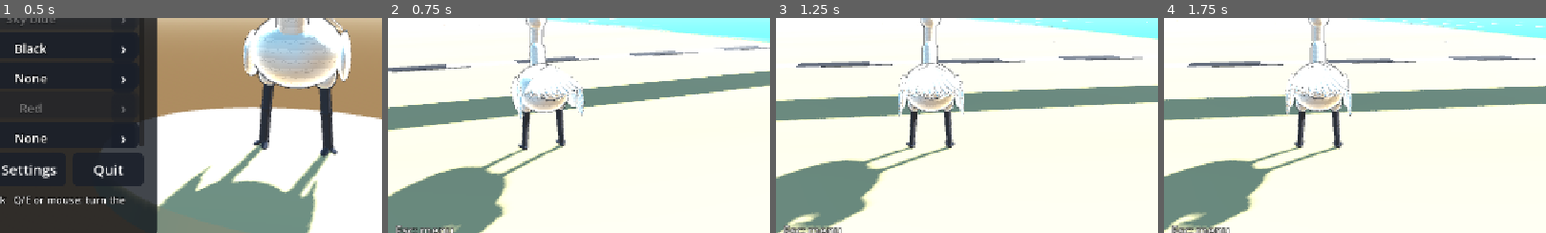
Above: before the commit, frames 1-4 (left to right).
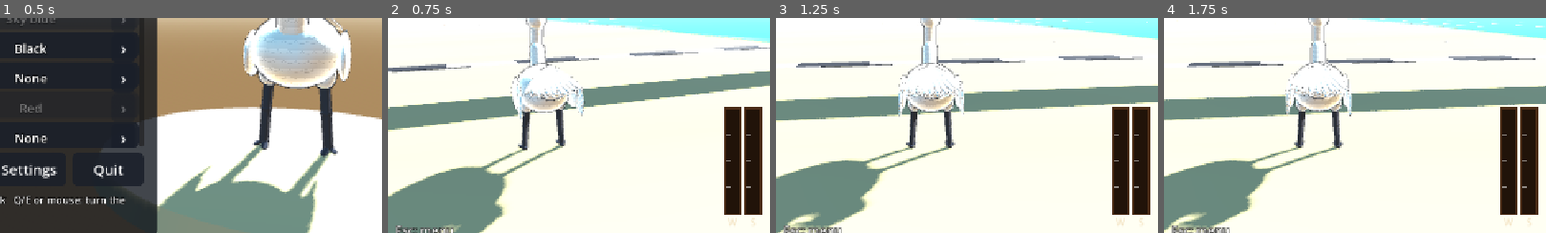
Above: after the commit, the same moments.

Repository: schlupfwerk/schlupfwerk_swanrace
Game: Godot game, scene res://scenes/wardrobe.tscn
The game is run twice, just before and just after one commit, with the same random seed, the same clock (stepped at 60 frames per second) and the same inputs.
Inputs (mouse positions are % of the whole screen's width and height, from its top left):
- Up to frame 1 (0.5 s): no input
- Up to frame 2 (0.75 s): tap Enter at 0.5 s; move the mouse to (72, 45) at 0.52 s; hold D (steer_right) from 0.53 s (still down); click (72, 45) at 0.67 s
- Up to frame 3 (1.25 s): keep holding D (steer_right); tap Space (jump) at 0.77, 1.07 s
- Up to frame 4 (1.75 s): release D (steer_right) at 1.25 s; drag from (30, 55) to (45, 70) at 1.27 s
The pictures show only the part of the screen within x 30-80%, y 46-96%; the shares and areas given below are measured in that part.

Frame 1 is identical in both runs. In frame 2, 4.7% of the frame differs, in the area x 88-98%, y 41-97%; in frame 3, 4.7%; in frame 4, 4.7%.

Commit message:
Progressive brake with half-open wings, pedal bars, lean into turns
- R2/RT accelerate and L2/LT brake by trigger pressure (smaller
  deadzone so light pressure counts)
- Pressure bars for accelerator and brake next to the speedometer
- Braking is progressive and the wings open as much as the brake is
  pressed; full brake stops from top speed in about 1.2 s
- The swan leans its body and turns its head into the curve

Co-Authored-By: Claude Opus 5.5 <noreply@anthropic.com>
Signed-off-by: Manuel Bravo <manuelbravoc@gmail.com>

Diff:
--- a/project.godot
+++ b/project.godot
@@ -52,14 +52,14 @@
 ]
 }
 accel={
-"deadzone": 0.2,
+"deadzone": 0.05,
 "events": [Object(InputEventKey,"resource_local_to_scene":false,"resource_name":"","device":-1,"window_id":0,"alt_press …(190 unchanged characters)…
 , Object(InputEventKey,"resource_local_to_scene":false,"resource_name":"","device":-1,"window_id":0,"alt_pressed":false …(186 unchanged characters)…
 , Object(InputEventJoypadMotion,"resource_local_to_scene":false,"resource_name":"","device":-1,"axis":5,"axis_value":1.0,"script":null)
 ]
 }
 brake={
-"deadzone": 0.2,
+"deadzone": 0.05,
 "events": [Object(InputEventKey,"resource_local_to_scene":false,"resource_name":"","device":-1,"window_id":0,"alt_press …(190 unchanged characters)…
 , Object(InputEventKey,"resource_local_to_scene":false,"resource_name":"","device":-1,"window_id":0,"alt_pressed":false …(186 unchanged characters)…
 , Object(InputEventJoypadMotion,"resource_local_to_scene":false,"resource_name":"","device":-1,"axis":4,"axis_value":1.0,"script":null)
--- a/scripts/race/swan.gd
+++ b/scripts/race/swan.gd
@@ -133,7 +133,8 @@
 		_land_player.play()
 	_update_pet(delta)
 	model.wet = in_water
-	model.animate(delta, motor.speed_ratio(), intent.steer, intent.accel, motor.braking,
+	model.animate(delta, motor.speed_ratio(), intent.steer, intent.accel,
+			intent.brake if motor.braking else 0.0,
 			motor.on_ground)
 
 
--- a/scripts/race/swan_model.gd
+++ b/scripts/race/swan_model.gd
@@ -59,6 +59,8 @@
 ## Dazed after bumping into something: 1 right after the bump, fading to 0.
 var _daze := 0.0
 var _daze_stars := Node3D.new()
+## Smoothed steering, for leaning and looking into turns.
+var _turn_look := 0.0
 var _cape := Node3D.new()
 ## Everything on the back hangs from here and swings with the stride.
 var _back := Node3D.new()
@@ -125,8 +127,10 @@
 
 
 ## Called every frame with the swan's current state.
+## `brake` is 0..1: the wings open as much as the brake is pressed.
 func animate(delta: float, speed_ratio: float, steer: float, accel: float,
-		braking: bool, on_ground: bool) -> void:
+		brake: float, on_ground: bool) -> void:
+	var braking := brake > 0.05
 	var moving := clampf(speed_ratio * 2.0, 0.0, 1.0)
 	var smooth := 1.0 - exp(-10.0 * delta)
 	var legs := 1.0 - exp(-25.0 * delta)
@@ -161,8 +165,10 @@
 	var lean := -0.25 * accel * moving + (0.15 if braking else 0.0)
 	_body_pivot.rotation.x = lerpf(_body_pivot.rotation.x, lean, 1.0 - exp(-8.0 * delta))
 	_body_pivot.rotation.z = sin(_phase) * 0.13 * moving
-	_body_pivot.rotation.y = sin(_phase + 0.6) * 0.09 * moving
-	rotation.z = lerpf(rotation.z, -steer * 0.16 * moving, 1.0 - exp(-8.0 * delta))
+	# Turning: the body twists and leans into the curve.
+	_turn_look = lerpf(_turn_look, steer, 1.0 - exp(-6.0 * delta))
+	_body_pivot.rotation.y = sin(_phase + 0.6) * 0.09 * moving - _turn_look * 0.22
+	rotation.z = lerpf(rotation.z, -steer * 0.24 * maxf(moving, 0.3), 1.0 - exp(-8.0 * delta))
 
 	# The faster it runs, the lower the head goes, bobbing forward and back.
 	var neck_lean := -0.8 * speed_ratio - 0.1 * accel + sin(_phase * 2.0 + 0.8) * 0.14 * moving
@@ -170,15 +176,16 @@
 	_neck.rotation.x = lerpf(_neck.rotation.x, neck_lean, smooth)
 	# Shake the head when dazed.
 	_daze = move_toward(_daze, 0.0, delta / Swan.STUN_TIME)
-	_neck.rotation.y = sin(Time.get_ticks_msec() * 0.03) * 0.55 * _daze
-	_neck.rotation.z = sin(Time.get_ticks_msec() * 0.021) * 0.25 * _daze
+	# The head looks into the turn (and shakes when dazed).
+	_neck.rotation.y = -_turn_look * 0.45 + sin(Time.get_ticks_msec() * 0.03) * 0.55 * _daze
+	_neck.rotation.z = -_turn_look * 0.2 + sin(Time.get_ticks_msec() * 0.021) * 0.25 * _daze
 	_head.rotation.x = -(_neck.rotation.x + _body_pivot.rotation.x) * 0.75 + 0.5 * drowning
 	_daze_stars.visible = _daze > 0.05
 	_daze_stars.rotation.y += delta * 6.0
 
 	# Braking opens the wings; running sweeps them back, flapping a little.
 	# Drowning: frantic flapping.
-	_wing_open = move_toward(_wing_open, 1.0 if braking else 0.0, delta * 7.0)
+	_wing_open = move_toward(_wing_open, clampf(brake, 0.0, 1.0), delta * 7.0)
 	var run_open := (0.45 + sin(_phase * 2.0) * 0.12) * speed_ratio
 	var flail := (0.9 + sin(Time.get_ticks_msec() * 0.03) * 0.6) * drowning
 	var open := maxf(maxf(ease(_wing_open, -2.0) * WING_OPEN_ANGLE, run_open), flail)
@@ -198,7 +205,7 @@
 	_bubbles.emitting = drowning > 0.3
 	_smoke.emitting = on_ground and not wet and accel > 0.2 and speed_ratio > 0.05
 	for wind in _wind:
-		wind.emitting = braking and _wing_open > 0.6
+		wind.emitting = braking and _wing_open > 0.3
 	# Squash on landing, stretch on take-off.
 	_squash = move_toward(_squash, 0.0, delta * 4.0)
 	_stretch = move_toward(_stretch, 0.0, delta * 3.0)
--- a/scripts/race/swan_motor.gd
+++ b/scripts/race/swan_motor.gd
@@ -6,7 +6,8 @@
 ## A swan, not a car: slow build-up and at most 50 km/h on the ground.
 const MAX_SPEED := 13.9 # m/s, 50 km/h
 const ACCELERATION := 3.1 # about 4.5 s from 0 to top speed
-const BRAKE_DECELERATION := 9.0
+## Full brake stops from top speed in about 1.2 s; half the trigger, half the force.
+const BRAKE_DECELERATION := 12.0
 const COAST_DECELERATION := 1.6
 const TURN_RATE_SLOW := 2.4 # rad/s when almost stopped
 const TURN_RATE_FAST := 1.6 # rad/s at top speed
--- a/scripts/ui/hud.gd
+++ b/scripts/ui/hud.gd
@@ -77,6 +77,16 @@
 	_speedometer.position = Vector2(-254, -254)
 	root.add_child(_speedometer)
 
+	var pedals := PedalBars.new()
+	pedals.swan = swan
+	root.add_child(pedals)
+	# Just left of the speedometer, bottom right.
+	pedals.set_anchors_preset(Control.PRESET_BOTTOM_RIGHT)
+	pedals.offset_left = -340
+	pedals.offset_right = -270
+	pedals.offset_top = -236
+	pedals.offset_bottom = -36
+
 	_hint.set_anchors_preset(Control.PRESET_BOTTOM_LEFT)
 	_hint.position = Vector2(24, -48)
 	_hint.add_theme_font_size_override("font_size", 20)
--- /dev/null
+++ b/scripts/ui/pedal_bars.gd
@@ -0,0 +1,44 @@
+class_name PedalBars
+extends Control
+## Two bars next to the speedometer showing how hard the accelerator and the
+## brake are pressed (analog triggers), so players can feather them.
+
+var swan: Swan
+
+const WOOD := Color("4a2b15")
+const ACCEL := Color("8cc63f")
+const BRAKE := Color("e8412c")
+
+
+func _ready() -> void:
+	mouse_filter = Control.MOUSE_FILTER_IGNORE
+
+
+func _process(_delta: float) -> void:
+	queue_redraw()
+
+
+func _draw() -> void:
+	if swan == null:
+		return
+	var font := get_theme_default_font()
+	var bar_width := size.x * 0.34
+	var height := size.y - 26.0
+	var values := [swan.intent.accel, swan.intent.brake]
+	var colors := [ACCEL, BRAKE]
+	var labels := ["R2", "L2"] if InputGlyphs.kind == InputGlyphs.Kind.PLAYSTATION \
+			else (["RT", "LT"] if InputGlyphs.kind == InputGlyphs.Kind.XBOX else ["W", "S"])
+	for n in 2:
+		var x := size.x * (0.1 + 0.48 * n)
+		var frame := Rect2(x, 0, bar_width, height)
+		draw_rect(frame.grow(3.0), WOOD)
+		draw_rect(frame, Color(0, 0, 0, 0.55))
+		var value := clampf(values[n], 0.0, 1.0)
+		if value > 0.0:
+			draw_rect(Rect2(x, height * (1.0 - value), bar_width, height * value), colors[n])
+		# Quarter marks.
+		for q in range(1, 4):
+			var y := height * q / 4.0
+			draw_line(Vector2(x, y), Vector2(x + bar_width * 0.35, y), Color(1, 1, 1, 0.5), 2.0)
+		draw_string(font, Vector2(x - 6, size.y - 4), labels[n], HORIZONTAL_ALIGNMENT_CENTER,
+				bar_width + 12, 16, Color("f3e3c3"))
--- a/scripts/ui/wardrobe.gd
+++ b/scripts/ui/wardrobe.gd
@@ -56,7 +56,7 @@
 		_model.rotation.y += turn * TURN_SPEED * delta
 	elif _auto_turn:
 		_model.rotation.y += delta * AUTO_TURN_SPEED
-	_model.animate(delta, 0.0, 0.0, 0.0, false, true)
+	_model.animate(delta, 0.0, 0.0, 0.0, 0.0, true)
 
 
 func _unhandled_input(event: InputEvent) -> void:
Not shown, added: scripts/ui/pedal_bars.gd.uid
Not shown, changed: CLAUDE.md
